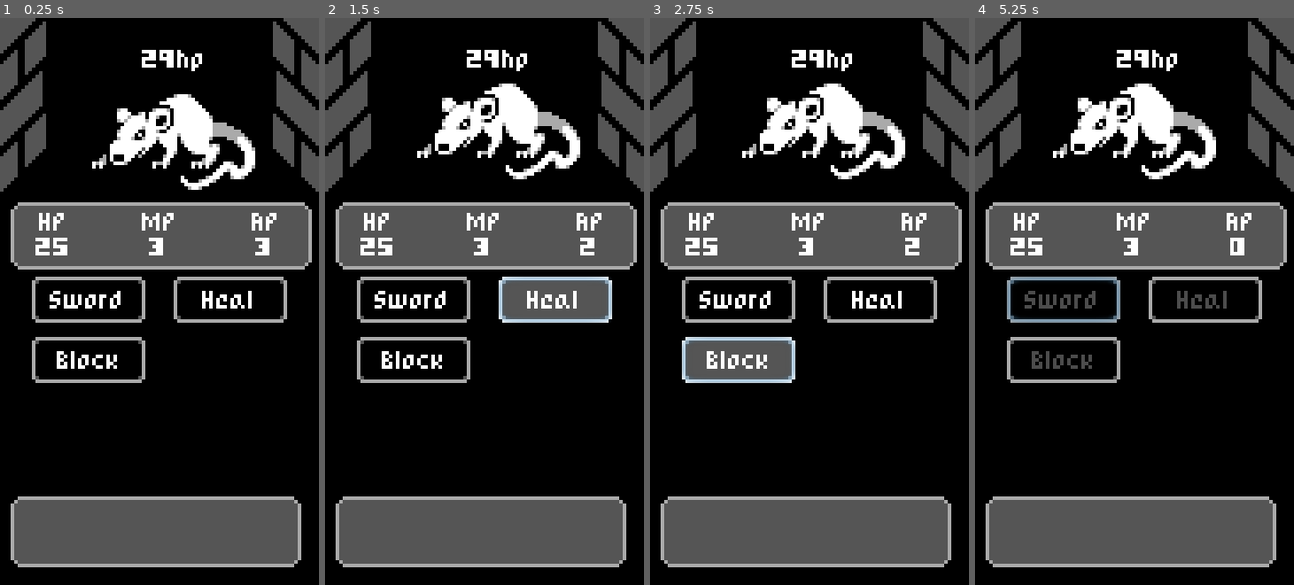
Above: before the commit, frames 1-4 (left to right).
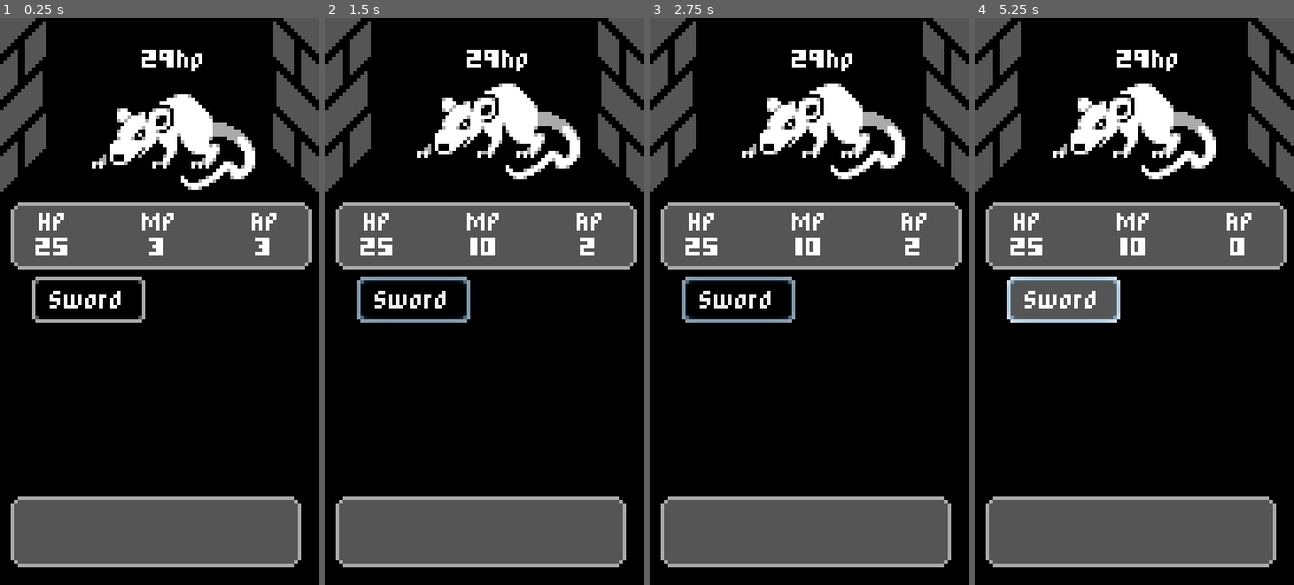
Above: after the commit, the same moments.

Repository: tonytins/mobilerpg
Game: Godot game, scene res://scenes/battle.tscn
Two runs of this game, one before a commit and one after it. Both use one fixed random seed, a clock stepped at 60 frames per second and the inputs below.
Inputs (mouse positions are in pixels of both pictures, inside the frame that each line leads up to):
- Up to frame 1 (0.25 s): no input
- Up to frame 2 (1.5 s): click "Sword" at 0.5 s; click (554, 301) at 1.25 s, where only the run before the commit has a clickable "Heal"
- Up to frame 3 (2.75 s): click (739, 358) at 2 s, where only the run before the commit has a clickable "Block"
- Up to frame 4 (5.25 s): click "Sword" at 2.75 s; click (1204, 301) at 3.5 s, where only the run before the commit has a clickable "Heal"; click (1064, 358) at 4.25 s, where only the run before the commit has a clickable "Block"; click "Sword" at 5 s

The runs differ from the first frame. In frame 1, 1.7% of the frame differs, in the area x 10-90%, y 45-65%; in frame 2, 4.6%; in frame 3, 4.6%; in frame 4, 4.7%, in the area x 10-90%, y 38-65%.

Commit message:
Modular buttons
- Battle buttons now inherent from the baseBtn scene and it's respective script.
- Added Android to the gitignore

Diff:
--- /dev/null
+++ b/scenes/baseBtn.tscn
@@ -0,0 +1,13 @@
+[gd_scene load_steps=2 format=2]
+
+[ext_resource path="res://scripts/baseBtn.gd" type="Script" id=1]
+
+[node name="actionBtn" type="Button"]
+margin_right = 23.0
+margin_bottom = 8.0
+rect_min_size = Vector2( 32, 13 )
+script = ExtResource( 1 )
+__meta__ = {
+"_edit_use_anchors_": false
+}
+[connection signal="pressed" from="." to="." method="_on_pressed"]
--- a/scenes/battle.tscn
+++ b/scenes/battle.tscn
@@ -1,9 +1,10 @@
-[gd_scene load_steps=7 format=2]
+[gd_scene load_steps=8 format=2]
 
 [ext_resource path="res://sprites/Mobile RPG Mockup.png" type="Texture" id=1]
 [ext_resource path="res://sprites/Dungeon.png" type="Texture" id=2]
 [ext_resource path="res://scenes/enemy.tscn" type="PackedScene" id=3]
 [ext_resource path="res://scripts/battle.gd" type="Script" id=4]
+[ext_resource path="res://scenes/swordBtn.tscn" type="PackedScene" id=5]
 [ext_resource path="res://scripts/stats.gd" type="Script" id=6]
 [ext_resource path="res://scripts/statsPanel.gd" type="Script" id=7]
 
@@ -111,36 +112,10 @@
 "_edit_use_anchors_": true
 }
 
-[node name="swordBtn" type="Button" parent="ui/base/grid"]
+[node name="swordBtn" parent="ui/base/grid" instance=ExtResource( 5 )]
 margin_right = 32.0
 margin_bottom = 13.0
-rect_min_size = Vector2( 32, 13 )
-text = "Sword"
-__meta__ = {
-"_edit_use_anchors_": false
-}
-
-[node name="healBtn" type="Button" parent="ui/base/grid"]
-margin_left = 40.0
-margin_right = 72.0
-margin_bottom = 13.0
-rect_min_size = Vector2( 32, 13 )
-text = "Heal"
-__meta__ = {
-"_edit_use_anchors_": false
-}
-
-[node name="blockBtn" type="Button" parent="ui/base/grid"]
-margin_top = 17.0
-margin_right = 32.0
-margin_bottom = 30.0
-rect_min_size = Vector2( 32, 13 )
-text = "Block"
-__meta__ = {
-"_edit_use_anchors_": false
-}
 [connection signal="ap_changed" from="stats" to="ui/base/statsPnl" method="_on_stats_ap_changed"]
 [connection signal="hp_changed" from="stats" to="ui/base/statsPnl" method="_on_stats_hp_changed"]
 [connection signal="mp_changed" from="stats" to="ui/base/statsPnl" method="_on_stats_mp_changed"]
 [connection signal="died" from="enemy" to="." method="_on_enemy_died"]
-[connection signal="pressed" from="ui/base/grid/swordBtn" to="." method="_on_swordBtn_pressed"]
--- /dev/null
+++ b/scenes/swordBtn.tscn
@@ -0,0 +1,8 @@
+[gd_scene load_steps=3 format=2]
+
+[ext_resource path="res://scenes/baseBtn.tscn" type="PackedScene" id=1]
+[ext_resource path="res://scripts/swordBtn.gd" type="Script" id=2]
+
+[node name="swordBtn" instance=ExtResource( 1 )]
+text = "Sword"
+script = ExtResource( 2 )
--- /dev/null
+++ b/scripts/baseBtn.gd
@@ -0,0 +1,4 @@
+extends Button
+
+func _on_pressed():
+	pass # Replace with function body.
--- a/scripts/battle.gd
+++ b/scripts/battle.gd
@@ -10,11 +10,6 @@
 	start_player_turn()
 
 func start_enemy_turn():
-
-	sword_btn.disabled = true
-	health_btn.disabled = true
-	block_btn.disabled = true
-
 	if enemy != null:
 		enemy.attack(stats)
 		yield(enemy, "end_turn")
@@ -22,11 +17,6 @@
 	start_player_turn()
 
 func start_player_turn():
-
-	sword_btn.disabled = false
-	health_btn.disabled = false
-	block_btn.disabled = false
-
 	stats.ap = stats.max_ap
 	yield(stats, "end_turn")
 	start_enemy_turn()
@@ -37,7 +27,4 @@
 		stats.ap -= 1
 
 func _on_enemy_died():
-	sword_btn.disabled = true
-	health_btn.disabled = true
-	block_btn.disabled = true
 	enemy = null
--- a/scripts/enemy.gd
+++ b/scripts/enemy.gd
@@ -18,7 +18,7 @@
 	player.play("attack")
 	self.target = target
 	yield(player, "animation_finished")
-#	self.target = null
+	self.target = null
 	emit_signal("end_turn")
 
 func set_hp(new_hp):
--- /dev/null
+++ b/scripts/swordBtn.gd
@@ -0,0 +1,10 @@
+extends "res://scripts/baseBtn.gd"
+
+func _on_pressed():
+	var main = get_tree().current_scene
+	var enemy = main.find_node("enemy")
+	var stats = main.find_node("stats")
+	if enemy != null and stats != null:
+		enemy.take_damange(4)
+		stats.mp += 2
+		stats.ap -= 1
Not shown, changed: .gitignore
